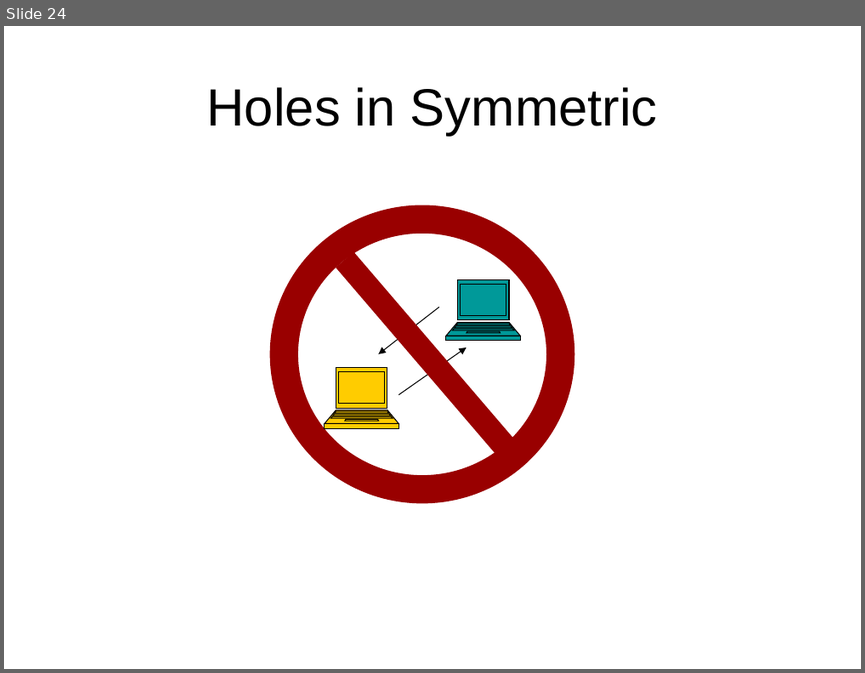
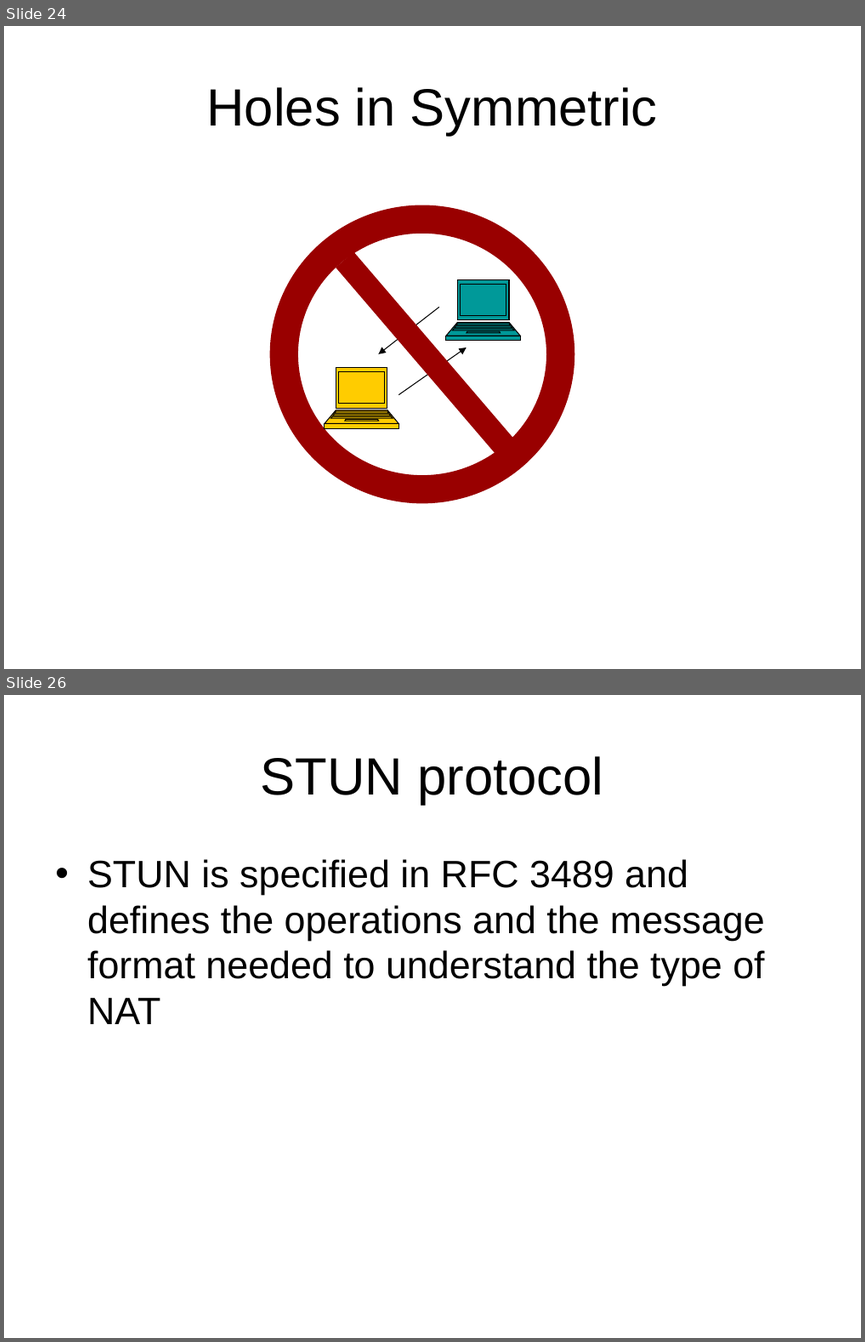
Before and after one commit to BackupTheBerlios/p2p-mentor, a slide deck: slide/nat-p2p.ppt. Shown one above the other, each under a label of ours: slide 24 before the commit, slides 24 and 26 after it; the slides between them are not shown. The pictures are 865x673 and 865x1342 pixels, drawn with LibreOffice and Linux fonts; fonts in the diff are those of the drawing. Boxes give left, top, right and bottom in pixels: in the first picture for what was removed or moved away, otherwise in the second. Text is boxed around its words. In the diff, an @@ line names an element or a change of style, - is before the commit and + after.

Commit message:
added some slides on TURN, STUN and TCP hole punching

```diff
--- a/slide/nat-p2p.ppt
+++ b/slide/nat-p2p.ppt
@@ slide 26 added at (4,695,861,1338), background #FFFFFF @@
@@ title added at (261,756,603,805), 44 pt, text #000000 @@
+STUN protocol
@@ text added at (87,859,765,1024), 32 pt, text #000000 @@
+• STUN is specified in RFC 3489 and defines the operations and the message format needed to understand the type of NAT
```
Also in this commit, not shown: 1 slide changed, 5 other slides added, 3 slides removed.
